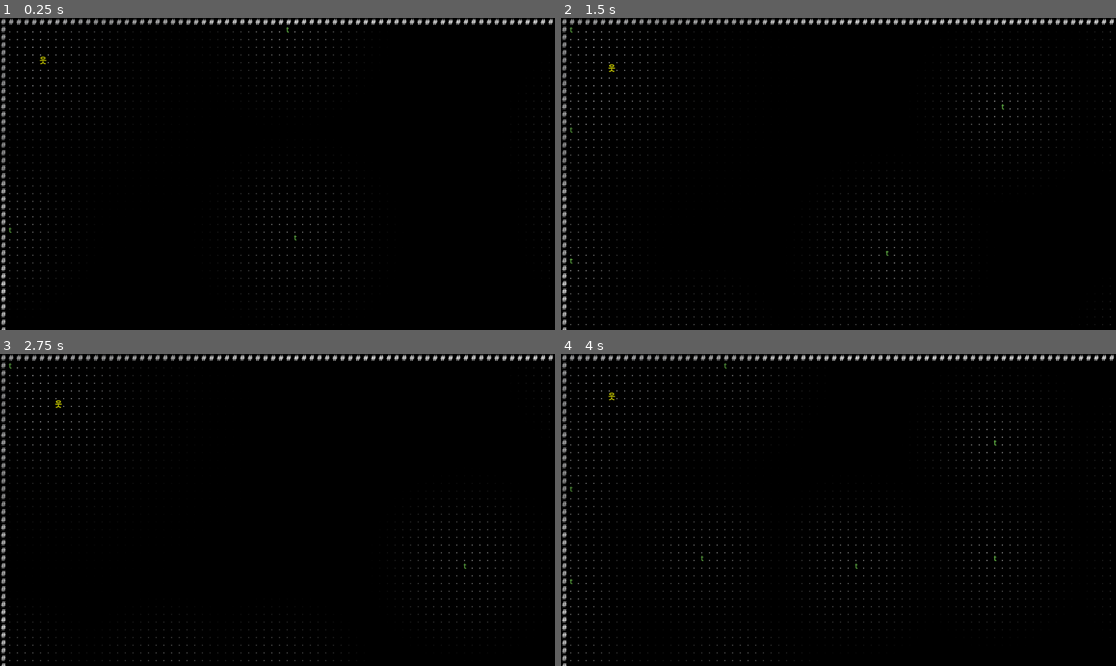
Above: before the commit, frames 1-4 (two rows, left to right).
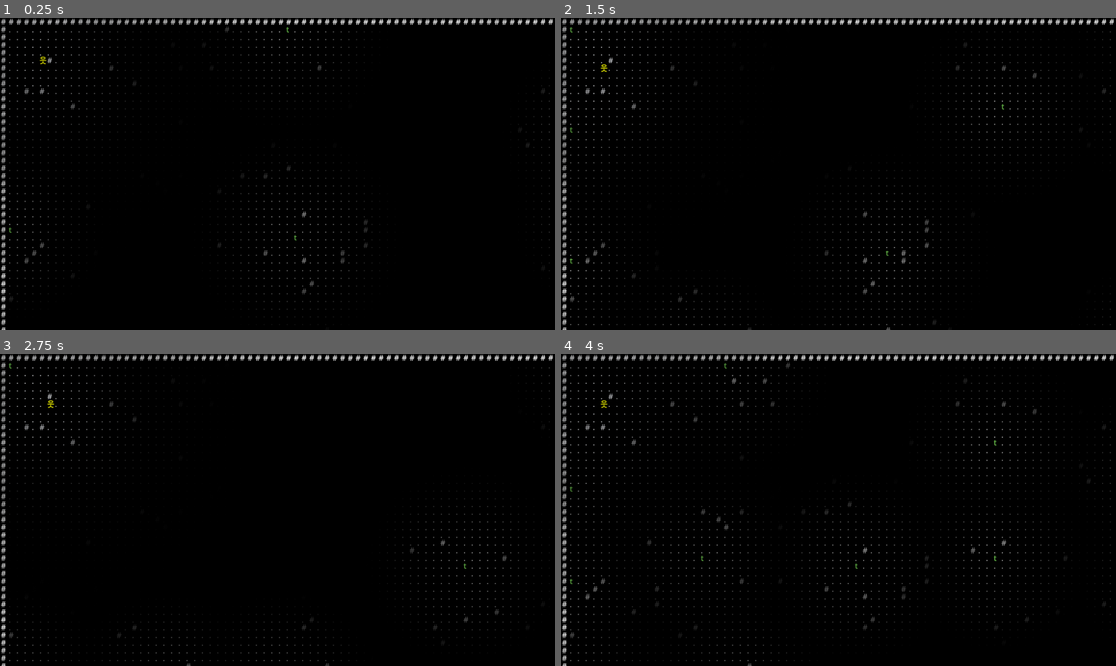
Above: after the commit, the same moments.

Repository: jackcummings/GodotTestProjects
Game: Godot game, scene res://Main.tscn
Two runs of this game, one before a commit and one after it. Both use one fixed random seed, a clock stepped at 60 frames per second and the inputs below.
Inputs:
- Up to frame 1 (0.25 s): no input
- Up to frame 2 (1.5 s): tap Enter at 0.5 s; hold D 0.53-1.28 s; tap R at 0.6, 1.35 s; tap Space at 1.25 s; hold S from 1.28 s (still down)
- Up to frame 3 (2.75 s): tap Enter at 2 s; release S at 2.03 s; hold D from 2.03 s (still down); tap R at 2.1 s
- Up to frame 4 (4 s): tap Space at 2.75 s; release D at 2.78 s; hold W 2.78-3.53 s; tap R at 2.85, 3.6 s; tap Enter at 3.5 s; hold A from 3.53 s (still down)

The runs differ from the first frame. In frame 1, 0.2% of the frame differs, in the area x 1-99%, y 2-91%; in frame 2, 0.3%; in frame 3, 0.2%; in frame 4, 0.4%, in the area x 1-99%, y 2-100%.

Commit message:
Adding random pillars in the rooms and starting to work with entities

Diff:
--- a/test-ascii-crawl/main.gd
+++ b/test-ascii-crawl/main.gd
@@ -19,7 +19,8 @@
 var renderer:	Renderer
 var torch_system:	TorchSystem
 var lighting:	LightingSystem
-var num_of_torches = 7
+var num_of_torches = 7 # Not currently used as it is calculated by room size
+var num_of_walls = 100
 
 func _ready() -> void:
 	tile_grid = TileGrid.new(GRID_SIZE_COLS, GRID_SIZE_ROWS)
@@ -29,31 +30,13 @@
 
 	# Test room
 	tile_grid.generate_simple_room()
+	tile_grid.populate_simple_room_rocks(num_of_walls)
 
 	# Test torches
-
 	torch_system.draw_torches_in_room(GRID_SIZE_COLS, GRID_SIZE_ROWS, num_of_torches)
 
-	# torch_system.add_torch(1, 1)
-	# torch_system.add_torch(20, 1)
-	# torch_system.add_torch(40, 1)
-	# torch_system.add_torch(60, 1)
-	# torch_system.add_torch(78, 1)
-	# torch_system.add_torch(1, GRID_SIZE_ROWS-2)
-	# torch_system.add_torch(20, GRID_SIZE_ROWS-2)
-	# torch_system.add_torch(40, GRID_SIZE_ROWS-2)
-	# torch_system.add_torch(60, GRID_SIZE_ROWS-2)
-	# torch_system.add_torch(78, GRID_SIZE_ROWS-2)
-	# # torch_system.add_torch(1, (GRID_SIZE_ROWS-1) * (.33))
-	# # torch_system.add_torch(20, (GRID_SIZE_ROWS-1) * (.33))
-	# torch_system.add_torch(40, (GRID_SIZE_ROWS-1) * (.33))
-	# # torch_system.add_torch(60, (GRID_SIZE_ROWS-1) * (.33))
-	# # torch_system.add_torch(78, (GRID_SIZE_ROWS-1) * (.33))
-	# # torch_system.add_torch(1, (GRID_SIZE_ROWS-1) * (.66))
-	# # torch_system.add_torch(20, (GRID_SIZE_ROWS-1) * (.66))
-	# # torch_system.add_torch(40, (GRID_SIZE_ROWS-1) * (.66))
-	# torch_system.add_torch(60, (GRID_SIZE_ROWS-1) * (.66))
-	# # torch_system.add_torch(78, (GRID_SIZE_ROWS-1) * (.66))
+	# Test entity
+
 
 	# Setup camera
 	camera.setup(GRID_SIZE_COLS, GRID_SIZE_ROWS)
--- /dev/null
+++ b/test-ascii-crawl/scripts/game/entity.gd
@@ -0,0 +1,19 @@
+class_name Entity
+
+var col: int
+var row: int
+
+func _init(start_col: int, start_row: int) -> void:
+	col = start_col
+	row = start_row
+
+
+
+#### Stolen from player.gd
+# func try_move(dc: int, dr: int, tile_grid: TileGrid) -> void:
+# 	var new_col = col + dc
+# 	var new_row = row + dr
+# 	if tile_grid.is_walkable(new_col, new_row):
+# 		col = new_col
+# 		row = new_row
+# 		SignalBus.player_moved.emit(col, row)
--- /dev/null
+++ b/test-ascii-crawl/scripts/game/entity_list.gd
@@ -0,0 +1,15 @@
+class_name EntityList
+
+var entity_lst: Array = []
+
+# func _init() -> void:
+
+func add(col: int, row: int, entity: entity) -> void:
+	entity_lst.append({
+		col   = col,
+		row   = row,
+		entity = entity
+	})
+
+func draw(entity: e) -> void:
+	pass
--- a/test-ascii-crawl/scripts/game/tile_grid.gd
+++ b/test-ascii-crawl/scripts/game/tile_grid.gd
@@ -45,3 +45,7 @@
 	for r in rows:
 		set_tile(0,        r, Type.WALL)
 		set_tile(cols - 1, r, Type.WALL)
+
+func populate_simple_room_rocks(num_of_walls) -> void:
+	for i in range(num_of_walls):
+		set_tile((randi() % cols) + 1, (randi() % rows) + 1, Type.WALL)
--- a/test-ascii-crawl/scripts/game/torch_system.gd
+++ b/test-ascii-crawl/scripts/game/torch_system.gd
@@ -23,28 +23,6 @@
 			var total_num_tiles = GRID_SIZE_COLS * GRID_SIZE_ROWS
 			num_of_torches = randi() % (total_num_tiles / 450) + (total_num_tiles / 850)
 
-		# var torch_lst = [
-		# 	[1, 1],
-		# 	[(GRID_SIZE_COLS * 0.25), 1],
-		# 	[(GRID_SIZE_COLS * 0.5), 1],
-		# 	[(GRID_SIZE_COLS * 0.75), 1],
-		# 	[(GRID_SIZE_COLS - 2), 1],
-		# 	[1, GRID_SIZE_ROWS-2],
-		# 	[(GRID_SIZE_COLS * 0.25), GRID_SIZE_ROWS-2],
-		# 	[(GRID_SIZE_COLS * 0.5), GRID_SIZE_ROWS-2],
-		# 	[(GRID_SIZE_COLS * 0.75), GRID_SIZE_ROWS-2],
-		# 	[(GRID_SIZE_COLS - 2), GRID_SIZE_ROWS-2],
-		# 	[1, (GRID_SIZE_ROWS-1) * randf_range(.25, .41)],
-		# 	[(GRID_SIZE_COLS * 0.25), (GRID_SIZE_ROWS-1) * (0.33)],
-		# 	[(GRID_SIZE_COLS * 0.5), (GRID_SIZE_ROWS-1) * (0.33)],
-		# 	[(GRID_SIZE_COLS * 0.75), (GRID_SIZE_ROWS-1) * (0.33)],
-		# 	[(GRID_SIZE_COLS - 2), (GRID_SIZE_ROWS-1) * (0.33)],
-		# 	[1, (GRID_SIZE_ROWS-1) * (0.66)],
-		# 	[(GRID_SIZE_COLS * 0.25), (GRID_SIZE_ROWS-1) * (0.66)],
-		# 	[(GRID_SIZE_COLS * 0.5), (GRID_SIZE_ROWS-1) * (0.66)],
-		# 	[(GRID_SIZE_COLS * 0.75), (GRID_SIZE_ROWS-1) * (0.66)],
-		# 	[(GRID_SIZE_COLS - 2), (GRID_SIZE_ROWS-1) * (0.66)]
-		# ]
 		var torch_lst_rand = [
 			[1, 1],
 			[(GRID_SIZE_COLS * randf_range(.20, .30)), 1],
@@ -68,11 +46,6 @@
 			[(GRID_SIZE_COLS - 2), (GRID_SIZE_ROWS-1) * randf_range(.58, .74)]
 		]
 
-		# for i in num_of_torches:
-		# 	var rand_i = randi() % torch_lst.size()
-		# 	add_torch(torch_lst[rand_i][0], torch_lst[rand_i][1])
-		# 	torch_lst.remove_at(rand_i)
-
 		for i in num_of_torches:
 			var rand_i = randi() % torch_lst_rand.size()
 			add_torch(torch_lst_rand[rand_i][0], torch_lst_rand[rand_i][1])
Not shown, added: test-ascii-crawl/scripts/game/entity.gd.uid
Not shown, added: test-ascii-crawl/scripts/game/entity_list.gd.uid
